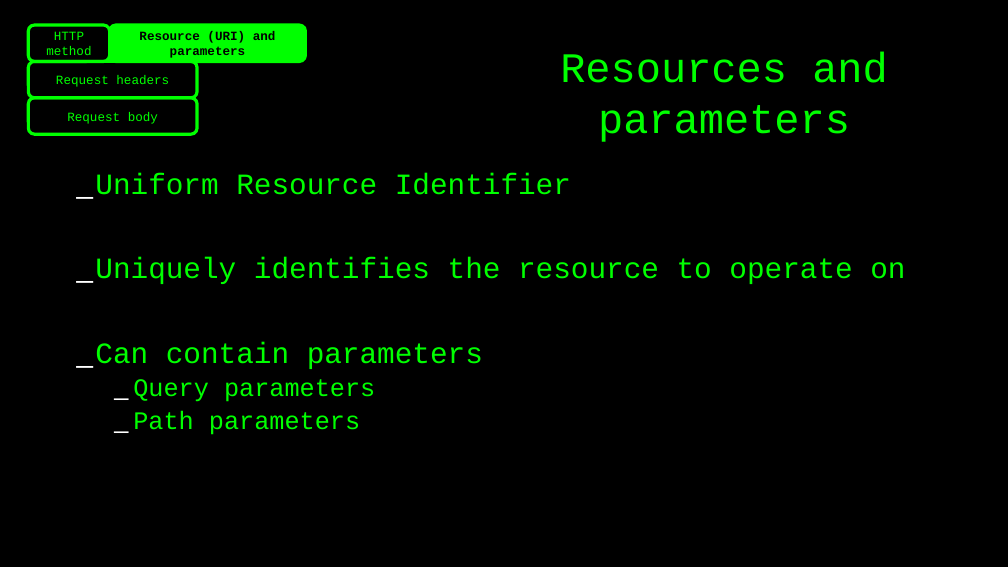
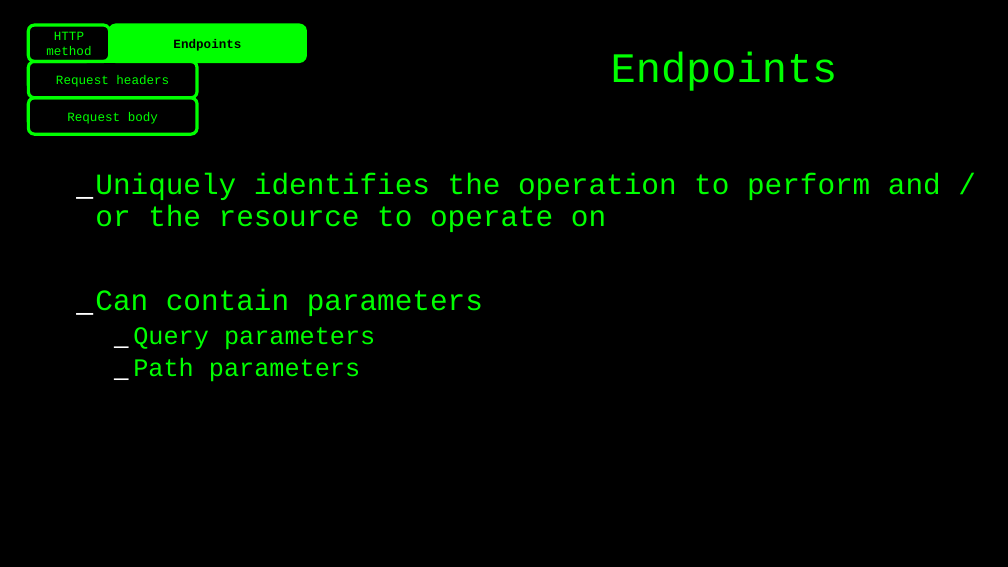
Before and after one commit to basdijkstra/requests-workshop, a slide deck: slide 16 of python-requests-workshop.odp (slide 15 before the commit). Drawn at 1008x567 pixels with LibreOffice and Linux fonts; fonts in the diff are those of the drawing. Boxes give left, top, right and bottom in pixels: in the first picture for what was removed or moved away, otherwise in the second. Text is boxed around its words. In the diff, an @@ line names an element or a change of style, - is before the commit and + after.

Commit message:
Update slides

```diff
--- a/python-requests-workshop.odp
+++ b/python-requests-workshop.odp
@@ text in freeform shape at (x1=173, y1=39, x2=241, y2=51): text changed @@
-Resource (URI) and parameters
+Endpoints
@@ text removed at (x1=560, y1=52, x2=888, y2=142) @@
-Resources and parameters
@@ text added at (x1=611, y1=52, x2=838, y2=91), 40 pt, text #00FF00 @@
+Endpoints
@@ text at (x1=95, y1=173, x2=941, y2=232): text changed @@
-_ Uniform Resource Identifier
-_ Uniquely identifies the resource to operate on
+_ Uniquely identifies the operation to perform and / or the resource to operate on
```
Also in this commit, not shown: 13 other slides changed, 2 slides added, 9 slides removed, 2 other files.
